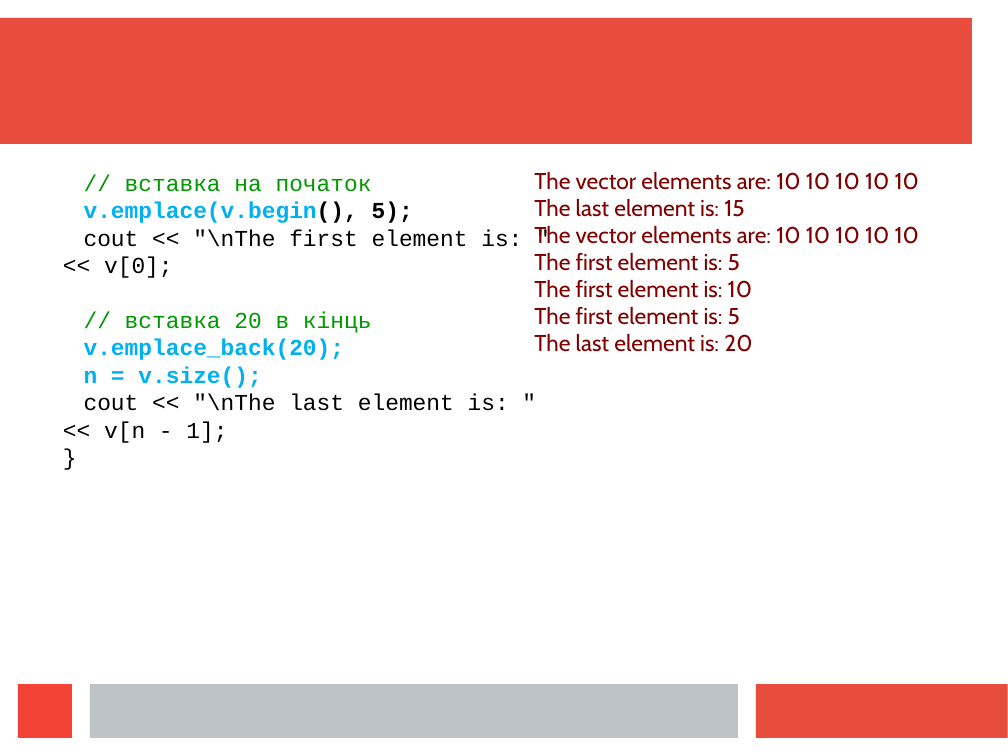
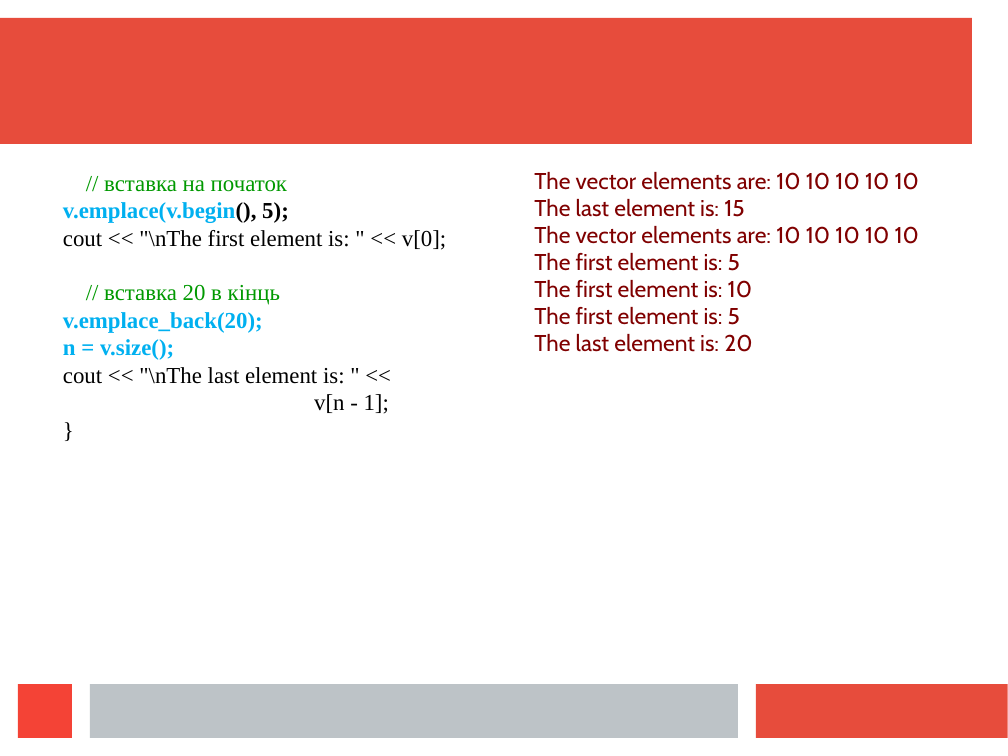
Before and after one commit to mecchmatProjects/CppCourse, a slide deck: slide 25 of Lect12/CppUkrTutor12_1.ppt. Drawn at 1008x756 pixels with LibreOffice and Linux fonts; fonts in the diff are those of the drawing. Boxes give left, top, right and bottom in pixels: in the first picture for what was removed or moved away, otherwise in the second. Text is boxed around its words. In the diff, an @@ line names an element or a change of style, - is before the commit and + after.

```diff
--- a/Lect12/CppUkrTutor12_1.ppt
+++ b/Lect12/CppUkrTutor12_1.ppt
@@ free "// вставка на початок": place and size @@
-free "// вставка на початок" at [54, 164, 562, 530]
+free "// вставка на початок" at [54, 164, 526, 502]
@@ text in free at [63, 180, 446, 360]: font Courier New to Times New Roman in "// вставка на початок", "v.emplace(v.begin(), 5);", "cout << "\nThe first element is: " ...", "// вставка 20 в кінць" and 3 more places @@
@@ text in free at [63, 367, 389, 414]: text changed; font Courier New to Times New Roman @@
-cout << "\nThe last element is: " << v[n - 1];
+cout << "\nThe last element is: " <<
+v[n - 1];
```
Also in this commit, not shown: 21 other slides changed, 6 other files.
